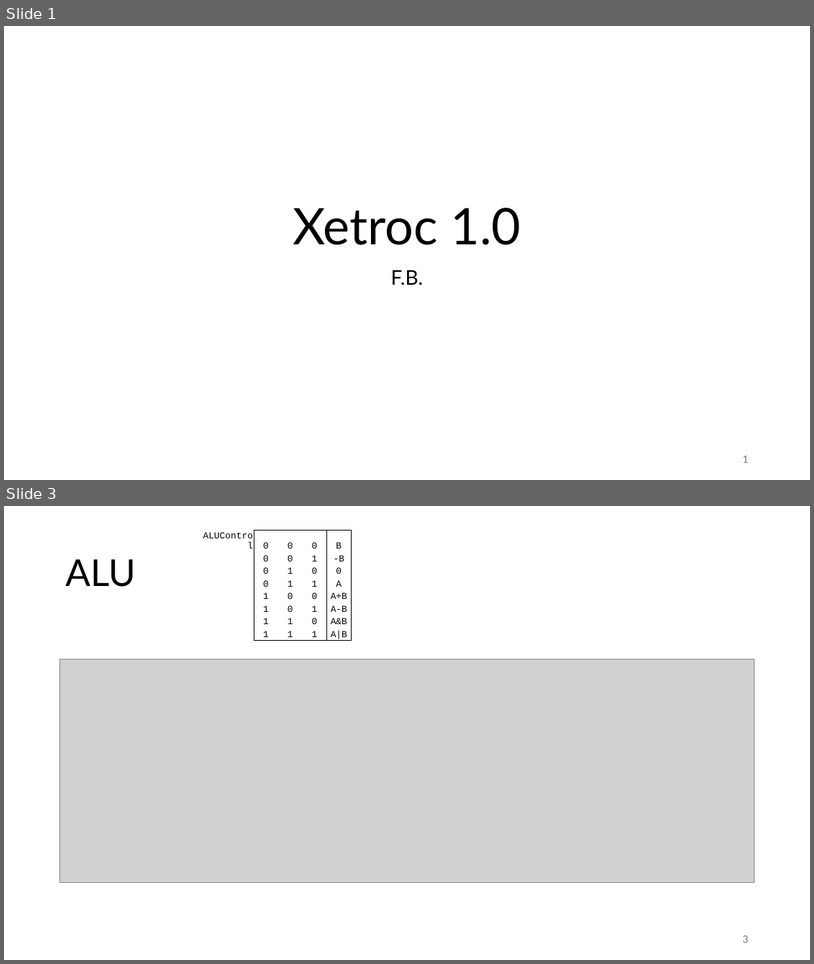
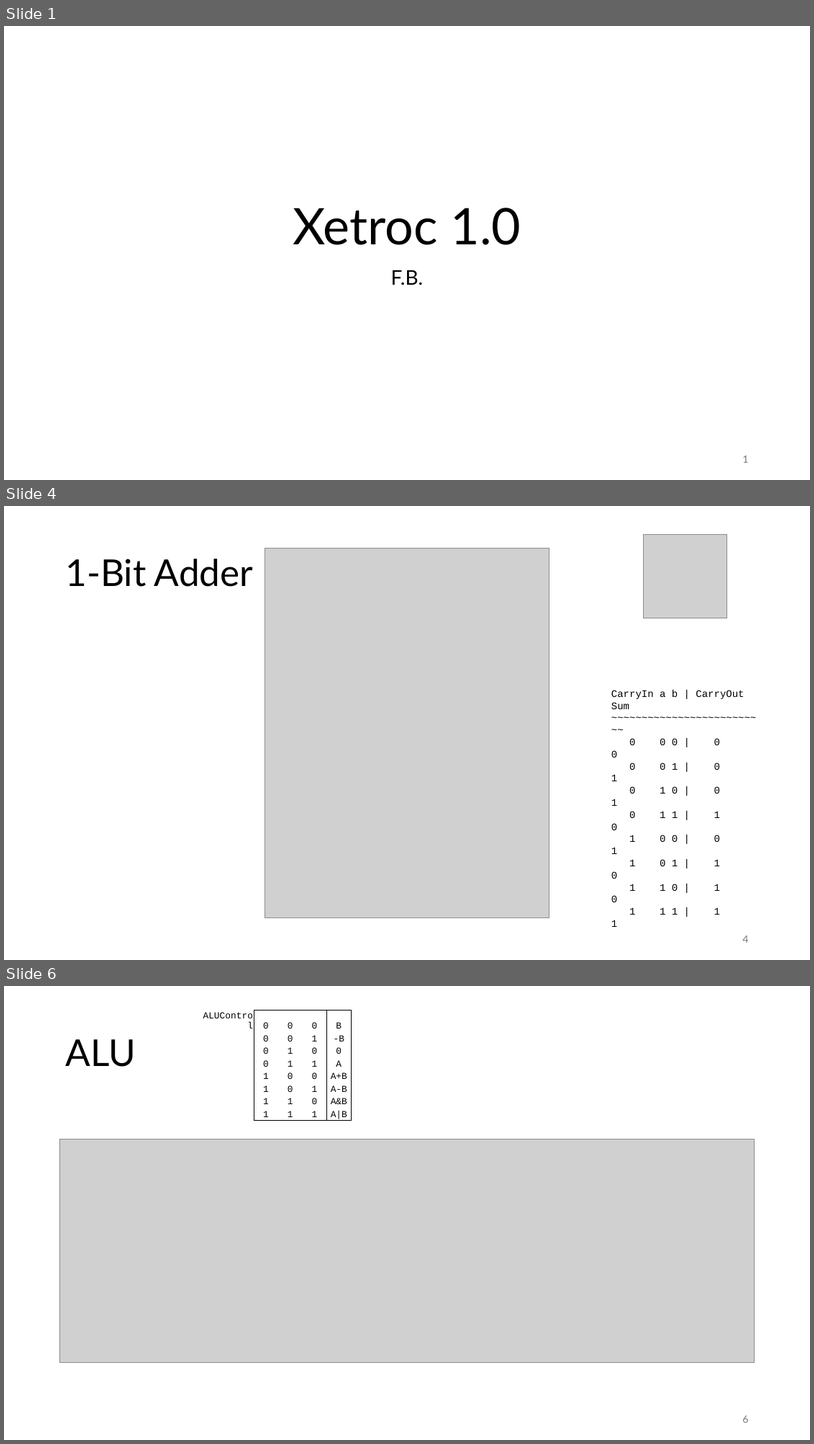
Before and after one commit to FrankBau/xetroc, a slide deck: xetroc.pptx. Shown one above the other, each under a label of ours: slides 1 and 3 before the commit, slides 1, 4 and 6 after it; the slides between them are not shown. The pictures are 814x964 and 814x1444 pixels, drawn with LibreOffice and Linux fonts; fonts in the diff are those of the drawing; grey boxes stand for pictures. Boxes give left, top, right and bottom in pixels: in the first picture for what was removed or moved away, otherwise in the second. Text is boxed around its words. In the diff, an @@ line names an element or a change of style, - is before the commit and + after.

```diff
--- a/xetroc.pptx
+++ b/xetroc.pptx
@@ slide 4 added at box(4, 506, 810, 960), background #FFFFFF @@
@@ picture added at box(265, 548, 550, 917) @@
@@ picture added at box(643, 534, 728, 618) @@
@@ title added at box(65, 559, 254, 587), 44 pt, text #000000 @@
+1-Bit Adder
@@ text added at box(612, 690, 744, 926), 12 pt, text #000000 @@
+CarryIn a b | CarryOut Sum
+~~~~~~~~~~~~~~~~~~~~~~~~~~
+0 0 0 | 0 0
+0 0 1 | 0 1
+0 1 0 | 0 1
+0 1 1 | 1 0
+1 0 0 | 0 1
+1 0 1 | 1 0
+1 1 0 | 1 0
+1 1 1 | 1 1
@@ page number added at box(743, 935, 748, 942), 12 pt, text #797979 @@
+4
@@ what was slide 3 is now slide 6 @@
@@ page number at box(743, 1415, 748, 1422): text changed @@
-3
+6
```
Also in this commit, not shown: 13 slides changed, 2 other slides added, 4 other files.
